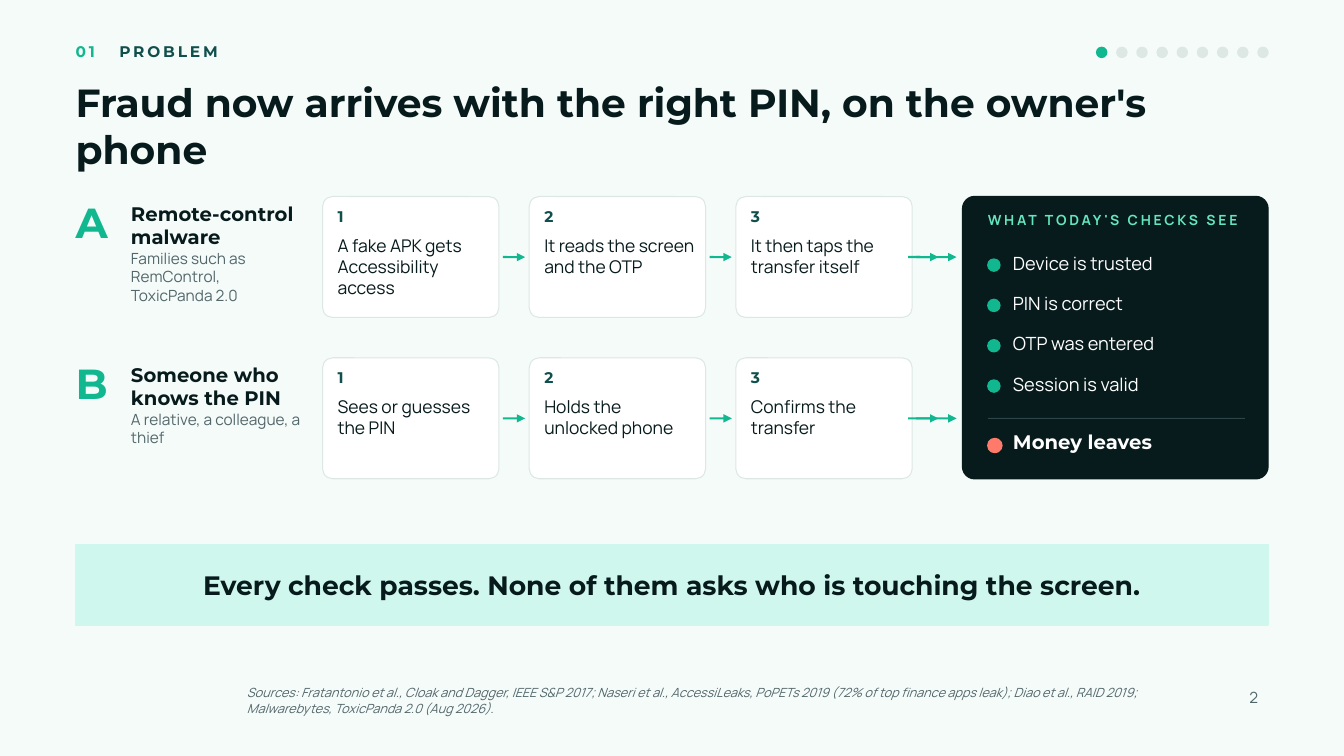
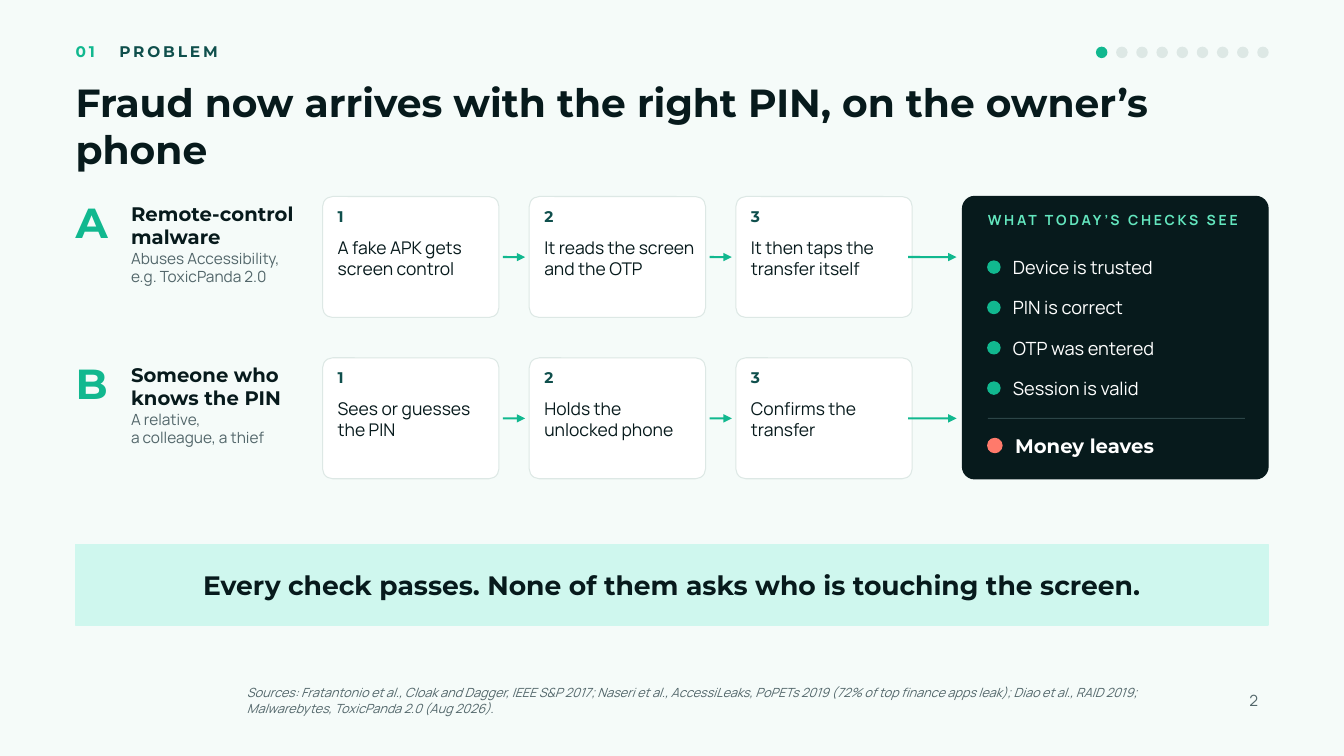
Before and after one commit to Odylytics/Innate_Odylytics, a slide deck: slide 2 of submission/Slide/Innate-slides.pptx. Drawn at 1344x756 pixels with LibreOffice and Linux fonts; fonts in the diff are those of the drawing; background and template pictures are left out. Boxes give left, top, right and bottom in pixels: in the first picture for what was removed or moved away, otherwise in the second. Text is boxed around its words. In the diff, an @@ line names an element or a change of style, - is before the commit and + after.

```diff
--- a/submission/Slide/Innate-slides.pptx
+++ b/submission/Slide/Innate-slides.pptx
@@ title at <box>76,86,1148,172</box>: text changed @@
-Fraud now arrives with the right PIN, on the owner's phone
+Fraud now arrives with the right PIN, on the owner’s phone
@@ text at <box>131,206,293,286</box>: text changed @@
-Remote-control malware
-Families such as RemControl, ToxicPanda 2.0
+Remote-control malware
+Abuses Accessibility,
+e.g. ToxicPanda 2.0
@@ text at <box>338,241,462,276</box>: text changed @@
-A fake APK gets Accessibility access
+A fake APK gets
+screen control
@@ text at <box>544,241,695,276</box>: text changed @@
-It reads the screen and the OTP
+It reads the screen
+and the OTP
@@ text at <box>751,241,874,276</box>: text changed @@
-It then taps the transfer itself
+It then taps the
+transfer itself
@@ arrow removed from (917, 257) to (939, 257) @@
@@ text at <box>131,368,281,447</box>: text changed @@
-Someone who knows the PIN
-A relative, a colleague, a thief
+Someone who knows the PIN
+A relative,
+a colleague, a thief
@@ text at <box>338,402,471,437</box>: text changed @@
-Sees or guesses the PIN
+Sees or guesses
+the PIN
@@ text at <box>544,402,674,441</box>: text changed @@
-Holds the unlocked phone
+Holds the
+unlocked phone
@@ text at <box>751,402,856,437</box>: text changed @@
-Confirms the transfer
+Confirms the
+transfer
@@ arrow removed from (917, 418) to (939, 418) @@
@@ vertical alignment top to middle in 5 elements at <box>1013,260,1152,275</box>, <box>1013,301,1123,315</box>, <box>1013,341,1154,356</box>, <box>1013,381,1139,396</box>, <box>1015,438,1154,457</box> @@
```
Also in this commit, not shown: 7 other slides changed, 6 other files.
